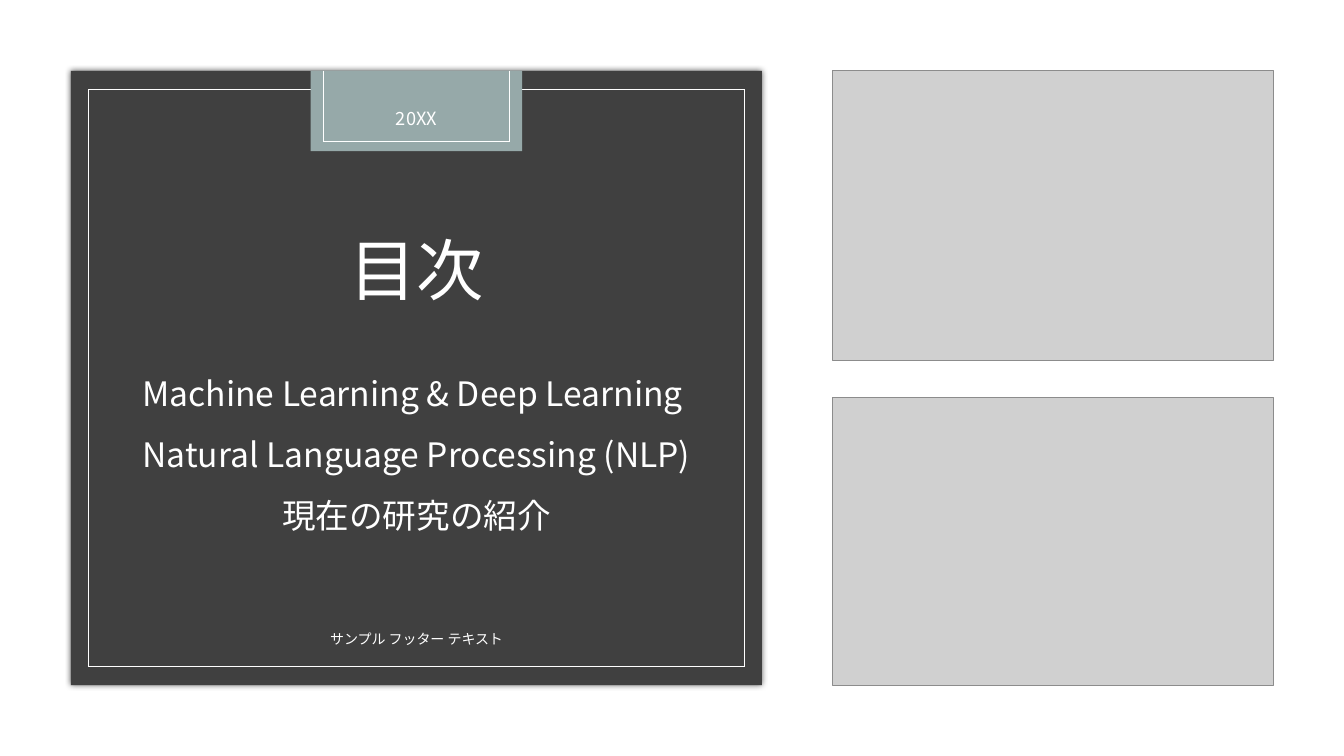
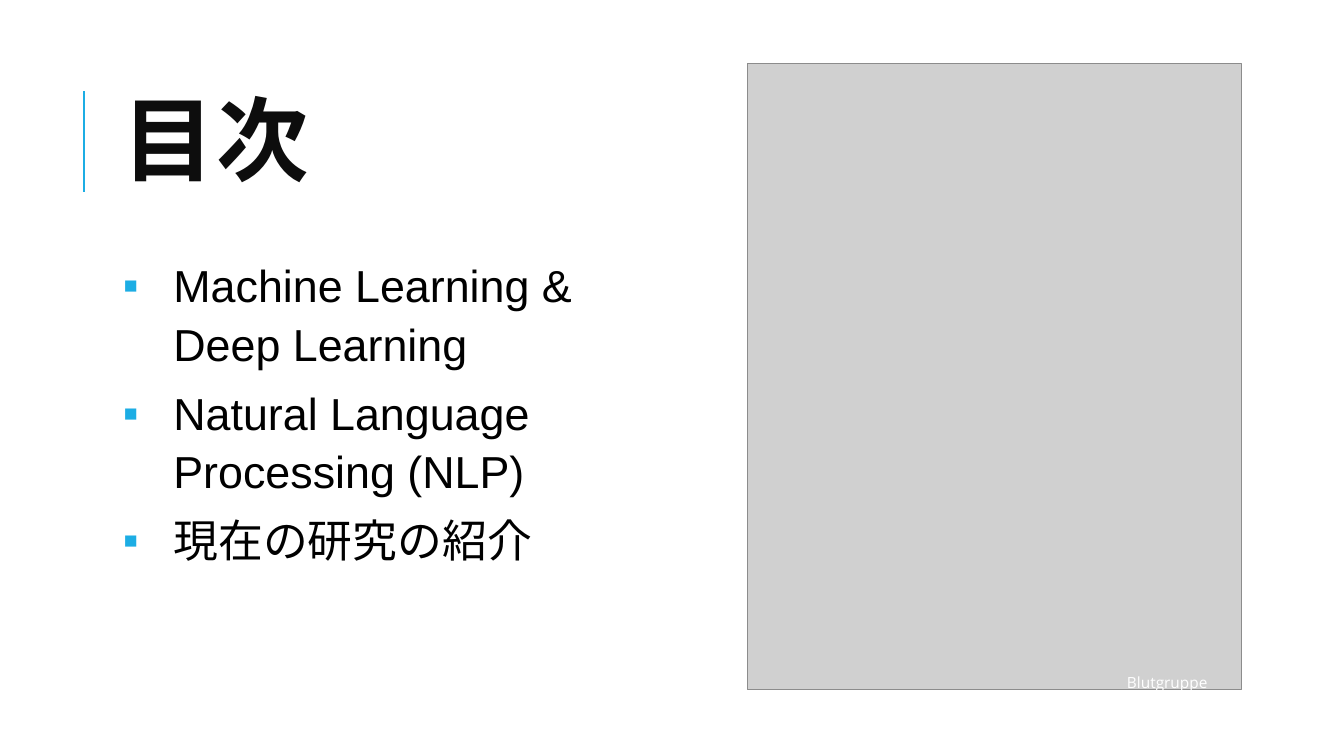
Before and after one commit to Sion1225/ChatBot_for_OpenLab, a slide deck: slide 2 of Open Lab.pptx. Drawn at 1344x756 pixels with LibreOffice and Linux fonts; fonts in the diff are those of the drawing; grey boxes stand for pictures. Boxes give left, top, right and bottom in pixels: in the first picture for what was removed or moved away, otherwise in the second. Text is boxed around its words. In the diff, an @@ line names an element or a change of style, - is before the commit and + after.

```diff
--- a/Open Lab.pptx
+++ b/Open Lab.pptx
@@ title "目次": place and size @@
-title "目次" at [349, 239, 483, 300]
+title "目次" at [123, 96, 309, 182]
@@ title "目次" at [123, 96, 309, 182]: size 48 to 66 pt, font Noto Sans CJK JP to Arial, text colour #FFFFFF to #0D0D0D, letter spacing 0 to 1 pt, bold on; alignment centre to left; line spacing 0.9 to 0.8; vertical alignment bottom to middle @@
@@ rectangle removed at [71, 71, 762, 685] @@
@@ rectangle removed at [311, 71, 522, 151] @@
@@ line removed from (324, 71) to (324, 141) @@
@@ line removed from (510, 71) to (510, 141) @@
@@ picture added at [747, 64, 1241, 690] @@
@@ picture removed at [833, 71, 1273, 360] @@
@@ line added from (84, 192) to (84, 91), #1CADE4 1.5 pt @@
@@ rectangle removed at [89, 90, 744, 667] @@
@@ text removed at [396, 112, 437, 125] @@
-20XX
@@ line removed from (324, 142) to (510, 142) @@
@@ text "Machine Learning & Deep Learning": place and size @@
-text "Machine Learning & Deep Learning" at [143, 379, 691, 531]
+text "Machine Learning & Deep Learning" at [173, 269, 532, 561]
@@ text "Machine Learning & Deep Learning" at [173, 269, 532, 561]: size 24 to 32 pt, font Noto Sans CJK JP to Arial, text colour #FFFFFF to #000000; alignment centre to left; bullet none to ▪; line spacing 1.2 to 1.08; less space between paragraphs; vertical alignment middle to top @@
@@ picture removed at [833, 398, 1274, 686] @@
@@ text removed at [330, 632, 503, 645] @@
-サンプル フッター テキスト
@@ text added at [1127, 677, 1208, 693], 11 pt, text #FFFFFF @@
+Blutgruppe
```
Also in this commit, not shown: 2 other slides changed, 1 slide removed.
